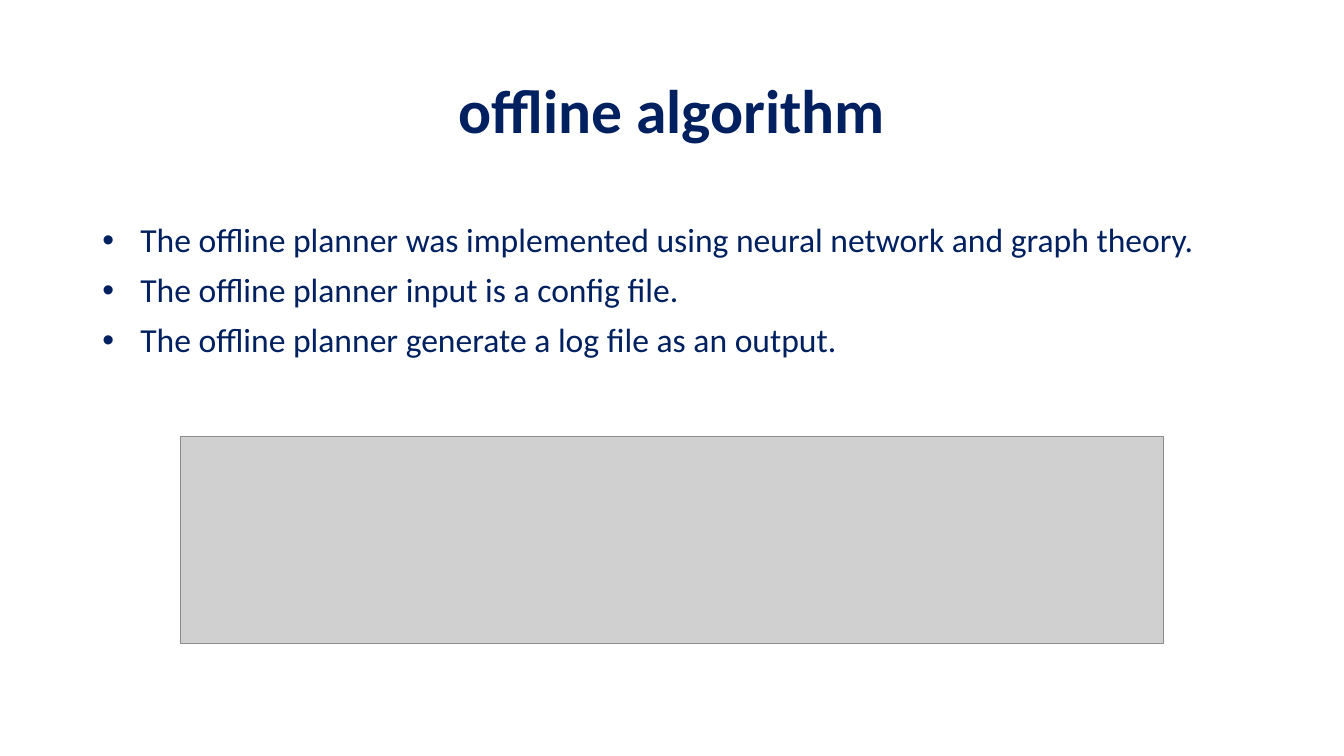
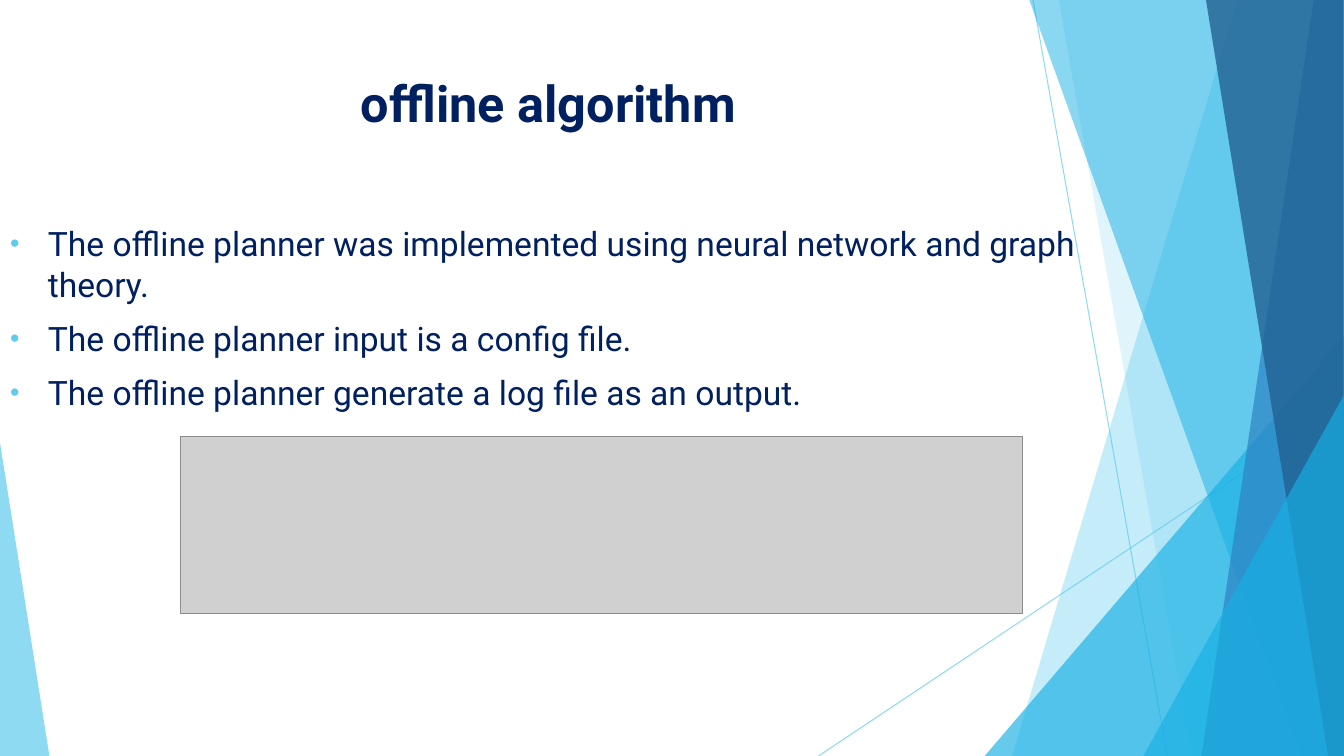
Before and after one commit to Cohen-Yoav/Project-A---Airport-Management, a slide deck: slide 4 of חומר עזר לפרויקט/project_A.pptx. Drawn at 1344x756 pixels with LibreOffice and Linux fonts; fonts in the diff are those of the drawing; grey boxes stand for pictures; background and template pictures are left out. Boxes give left, top, right and bottom in pixels: in the first picture for what was removed or moved away, otherwise in the second. Text is boxed around its words. In the diff, an @@ line names an element or a change of style, - is before the commit and + after.

Commit message:
changed the PPT design

```diff
--- a/חומר עזר לפרויקט/project_A.pptx
+++ b/חומר עזר לפרויקט/project_A.pptx
@@ title "offline algorithm": place and size @@
-title "offline algorithm" at (458, 89, 885, 144)
+title "offline algorithm" at (361, 83, 736, 133)
@@ title "offline algorithm" at (361, 83, 736, 133): size 44 to 36 pt, font Calibri to Roboto; line spacing 0.9 to 1; vertical alignment middle to top @@
@@ text "The offline planner was implemented ...": place and size @@
-text "The offline planner was implemented ..." at (140, 228, 1194, 358)
+text "The offline planner was implemented ..." at (48, 226, 1074, 412)
@@ text "The offline planner was implemented ..." at (48, 226, 1074, 412): font Calibri to Roboto; line spacing 0.9 to 1 @@
@@ group added at (0, 0, 1344, 756): 5 freeform shapes, 3 triangles, 2 lines @@
@@ picture: place and size @@
-picture at (180, 437, 1164, 644)
+picture at (180, 437, 1022, 614)
```
Also in this commit, not shown: 38 other slides changed.
